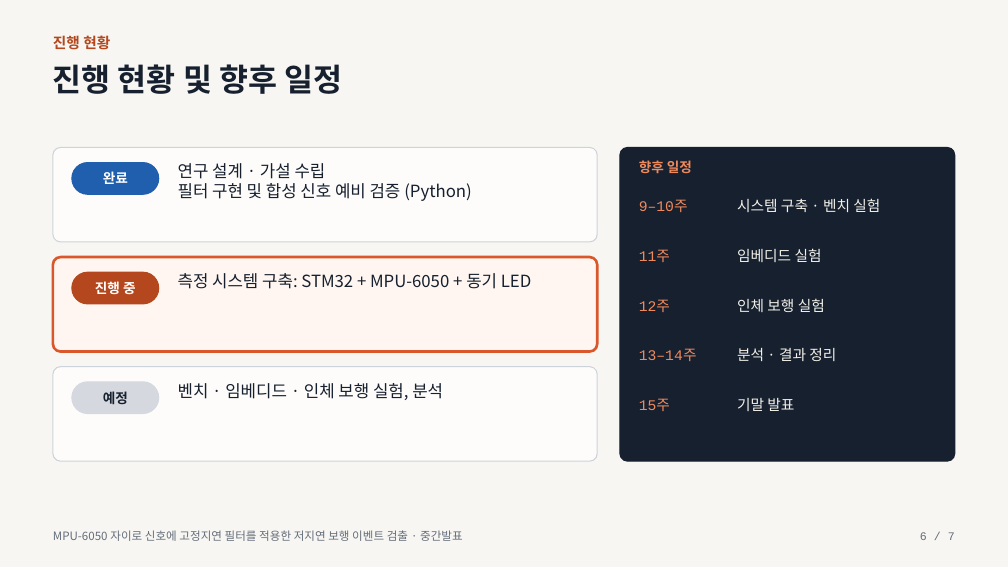
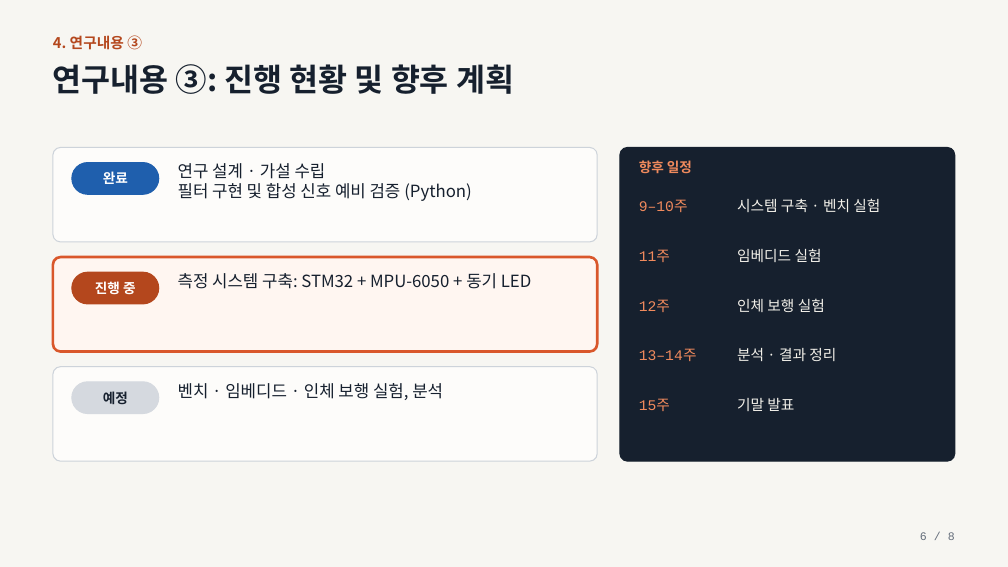
Before and after one commit to everyss/26-2_Sensors_Actuators, a slide deck: slide 6 of slides/midterm_presentation.pptx. Drawn at 1008x567 pixels with LibreOffice and Linux fonts; fonts in the diff are those of the drawing. Boxes give left, top, right and bottom in pixels: in the first picture for what was removed or moved away, otherwise in the second. Text is boxed around its words. In the diff, an @@ line names an element or a change of style, - is before the commit and + after.

```diff
--- a/slides/midterm_presentation.pptx
+++ b/slides/midterm_presentation.pptx
@@ text at bbox=[53, 35, 142, 50]: text changed @@
-진행 현황
+4. 연구내용 ③
@@ text at bbox=[53, 64, 514, 94]: text changed @@
-진행 현황 및 향후 일정
+연구내용 ③: 진행 현황 및 향후 계획
@@ text removed at bbox=[53, 530, 463, 541] @@
-MPU-6050 자이로 신호에 고정지연 필터를 적용한 저지연 보행 이벤트 검출 · 중간발표
@@ text at bbox=[920, 532, 955, 540]: text changed @@
-6 / 7
+6 / 8
```
Also in this commit, not shown: 6 other slides changed, 1 slide added, 3 other files.
